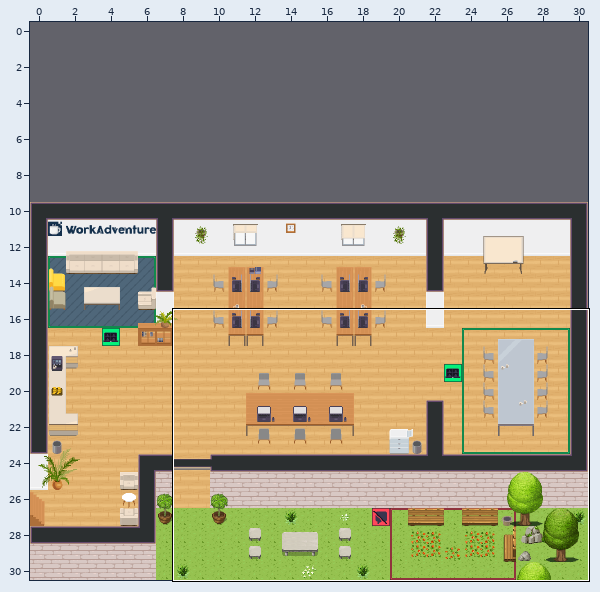
Tiled map (JSON): office.tmj. The first picture is a wide view before the edit; the outline marks the close-up.
Close-up. As it was:
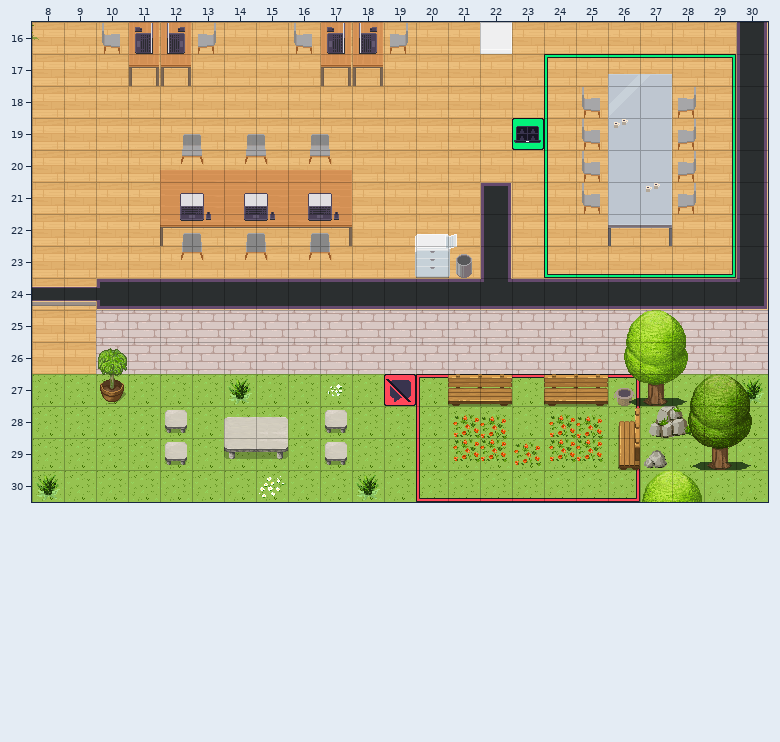
Cells are 32x32 px. Shown: x 8..30, y 16..30. The commit also changed other parts of the map, which this record leaves out. The old version is drawn lined up with the new one.
The result:
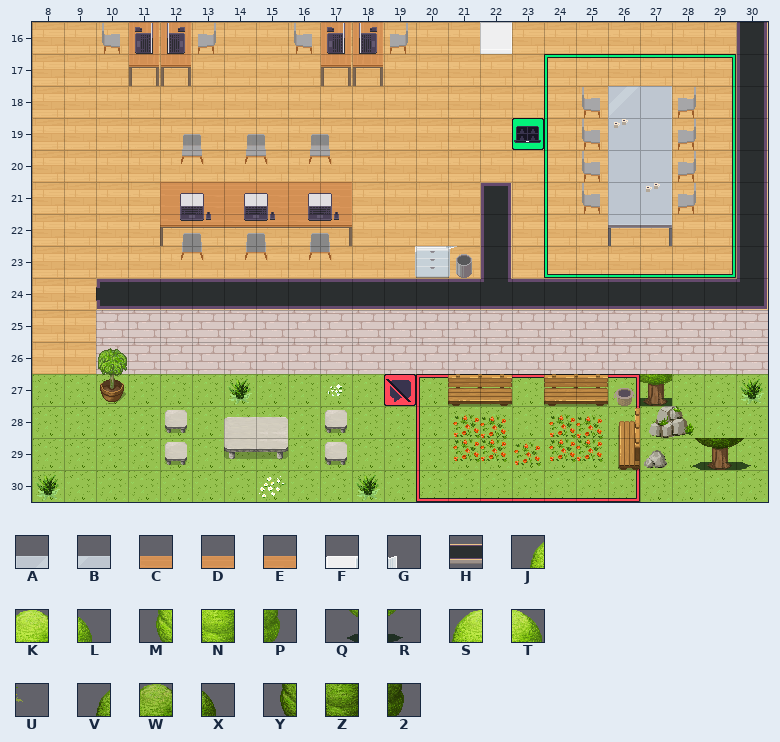
Key: from "Chunk 1": A 170, B 171, C 172, D 173, E 174, F 177 flipped left-right, G 178 flipped left-right, H 185, J 188, K 189, L 190, M 191, N 192, P 193, Q 194, R 195, S 196, T 197, U 201, V 202, W 203, X 204, Y 205, Z 206, 2 207.
_ is an empty cell, . an unchanged one.
Change:
map size 31x21 -> 31x31 cells (old content now starts at 0,10; both pictures use the new coordinates)
--- layer "above/above1" (now hidden)
@@ x 26..27 @@
-17 AB
+17 __
@@ x 12..17 @@
-20 CDDDDE
+20 ______
@@ x 20..21 @@
-22 FG
+22 __
@@ x 8..28 @@
-24 HH...................
-25 ..................JKL
-26 ..................MNP
-27 ..................Q.R
+24 __...................
+25 ..................___
+26 ..................___
+27 .................._._
@@ x 27..28 @@
-30 ST
+30 __
--- layer "above/above2" (now hidden)
@@ x 8..8 @@
-16 U
+16 _
@@ x 28..30 @@
-27 VWX
-28 YZ2
+27 ___
+28 ___
